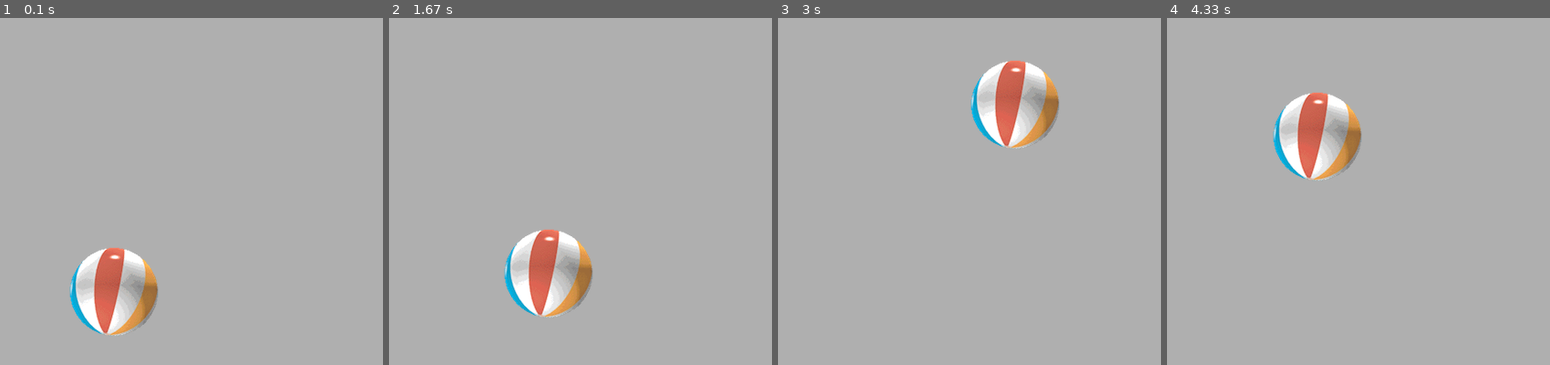
Above: before the commit, frames 1-4 (left to right).
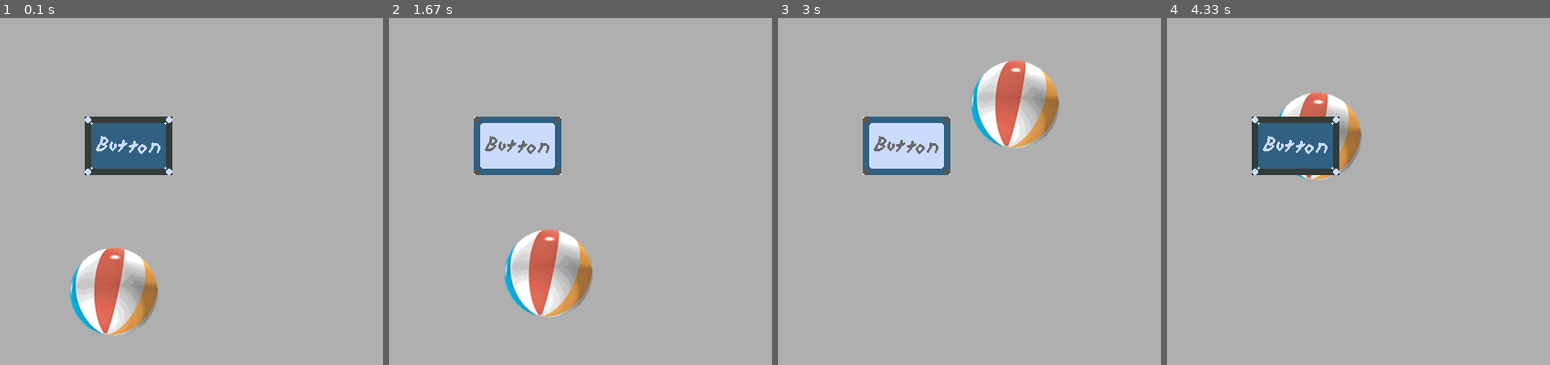
Above: after the commit, the same moments.

Repository: SeanP94/pyUi
Game: pygame game, started from pyUi.py
Same seed, same stepped clock (60 frames per second), same inputs: the game is played once before the commit and once after it.
Inputs (mouse positions are in pixels of both pictures, inside the frame that each line leads up to):
- Up to frame 1 (0.1 s): no input
- Up to frame 2 (1.67 s): press the mouse at (519, 146) at 0.37 s; move the mouse to (549, 285) at 0.47 s; release the mouse at (outside the picture) at 0.6 s; press the mouse at (557, 247) at 0.7 s; move the mouse to (431, 333) at 0.8 s; release the mouse at (outside the picture) at 0.93 s; press the mouse at (519, 146) at 1.03 s; move the mouse to (599, 125) at 1.13 s; release the mouse at (680, 104) at 1.27 s; press the mouse at (584, 174) at 1.37 s; move the mouse to (565, 323) at 1.47 s; release the mouse at (outside the picture) at 1.6 s
- Up to frame 3 (3 s): press the mouse at (938, 274) at 1.7 s; move the mouse to (808, 229) at 1.8 s; release the mouse at (outside the picture) at 1.93 s; press the mouse at (869, 205) at 2.03 s; move the mouse to (1011, 337) at 2.13 s; release the mouse at (outside the picture) at 2.27 s; press the mouse at (938, 274) at 2.37 s; move the mouse to (1038, 208) at 2.47 s; release the mouse at (1138, 142) at 2.6 s; press the mouse at (908, 146) at 2.7 s; move the mouse to (965, 125) at 2.8 s; release the mouse at (1023, 101) at 2.93 s
- Up to frame 4 (4.33 s): press the mouse at (1404, 104) at 3.03 s; move the mouse to (1262, 160) at 3.13 s; release the mouse at (outside the picture) at 3.27 s; press the mouse at (1297, 146) at 3.37 s; move the mouse to (1258, 292) at 3.47 s; release the mouse at (outside the picture) at 3.6 s; press the mouse at (1297, 146) at 3.7 s; move the mouse to (1362, 229) at 3.8 s; release the mouse at (1431, 312) at 3.93 s; press the mouse at (1350, 233) at 4.03 s; move the mouse to (1331, 184) at 4.13 s; release the mouse at (1316, 132) at 4.27 s

The runs differ from the first frame. In frame 1, 3.8% of the frame differs, in the area x 22-45%, y 28-46%; in frame 2, 3.8%; in frame 3, 3.8%; in frame 4, 3.8%.

Commit message:
Made a basic button

Diff:
--- a/pyUi.py
+++ b/pyUi.py
@@ -9,6 +9,7 @@
 
 import pygameglobals as g
 import colors as cls
+import uiobjs as ui
 
 from ballGame import BallDrag as BallGame # Simple UI test games Im using to find reusable code to build
 from errLog import logError # Logs errors passed in from error handler.
@@ -18,6 +19,10 @@
 window = pg.display.set_mode((g.SCREEN_WIDTH, g.SCREEN_HEIGHT))
 clock = pg.time.Clock()
 ball = BallGame(cpath=cpath)
+
+# TEMP
+button = ui.Button(fnUp=cpath/"images/b1.png", fnDown=cpath/"images/b2.png", x=300, y=300)
+#
 
 
 def eventHandler():
@@ -37,6 +42,7 @@
 
         # Pass event over to other portions of engine.
         ball.updateBall(event)
+        button.handleEvents(event)
 
 def update():
     '''Placeholder for passing to process logic'''
@@ -48,6 +54,7 @@
     # LIGHT_GRAY is essentially our "clear" the screen color.
     window.fill(cls.LIGHT_GRAY)
     ball.drawBall(window)
+    button.draw(window)
 
 
 def gameLoop():
--- a/src/uiobjs.py
+++ b/src/uiobjs.py
@@ -14,18 +14,26 @@
 
 class Button():
     def __init__(self, fnUp : str, fnDown : str, x : int, y :int, ):
-
-
         self.loc = (x, y)
         self.buttonUp = pg.image.load(fnUp)
         self.buttonDown = pg.image.load(fnDown)
         self.state = BStates.IDLE
         self.rect = self.buttonUp.get_rect()
         self.rect.left  = self.loc[0]
-        self.rect.right = self.loc[1]
+        self.rect.top = self.loc[1]
 
     def handleEvents(self, event):
+        """
+        The button events will basically run if somehtings been pressed.
+        The button functionality works if you click on the button and release
+        return True
 
+        Else change state.
+        Also allows if you press down on the button and release off the button
+        it does not execute
+        but will return True if you move the mouse back over the button.
+
+        """
         # We dont want to work with it unless it's a type we utilize.
         if event.type not in (pg.MOUSEMOTION, pg.MOUSEBUTTONUP, pg.MOUSEBUTTONDOWN):
             return False
@@ -43,3 +51,23 @@
             if event.type == pg.MOUSEBUTTONUP and hasCollided:
                 self.state = BStates.IDLE
                 return True # Button must execute.
+
+            if event.type == pg.MOUSEMOTION and not hasCollided:
+                self.state == BStates.RELEASED # Hold onto the button press
+
+        elif self.state == BStates.RELEASED:
+            if hasCollided:
+                self.state = BStates.PRESSED
+            elif event == pg.MOUSEBUTTONUP:
+                self.state = BStates.IDLE
+
+        return False
+
+    def draw(self, surface : pg.surface.Surface):
+        """
+        Determines which button skin to draw.
+        """
+        if self.state == BStates.PRESSED:
+            surface.blit(self.buttonDown, self.loc)
+        else:
+            surface.blit(self.buttonUp, self.loc)
